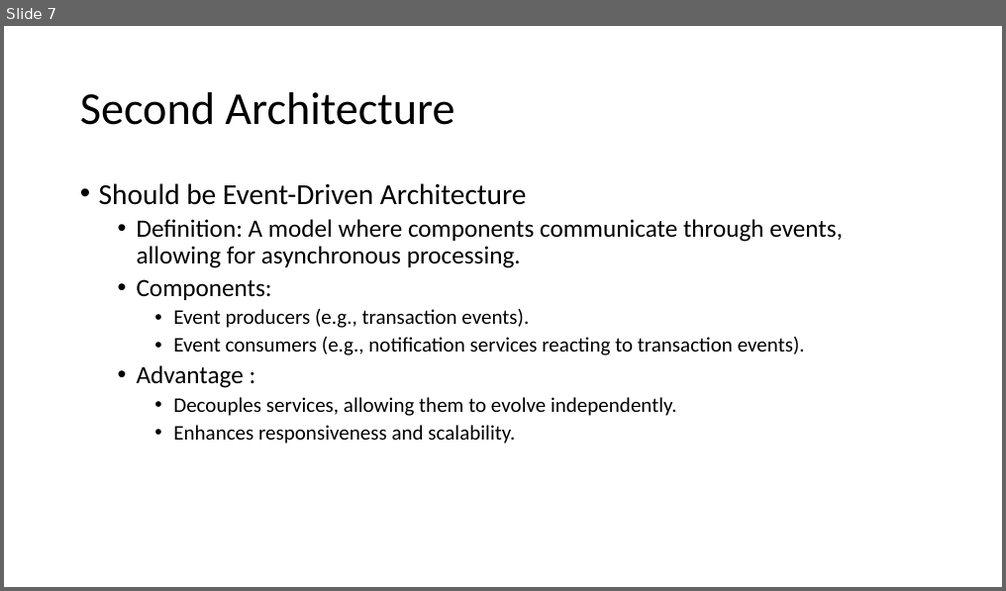
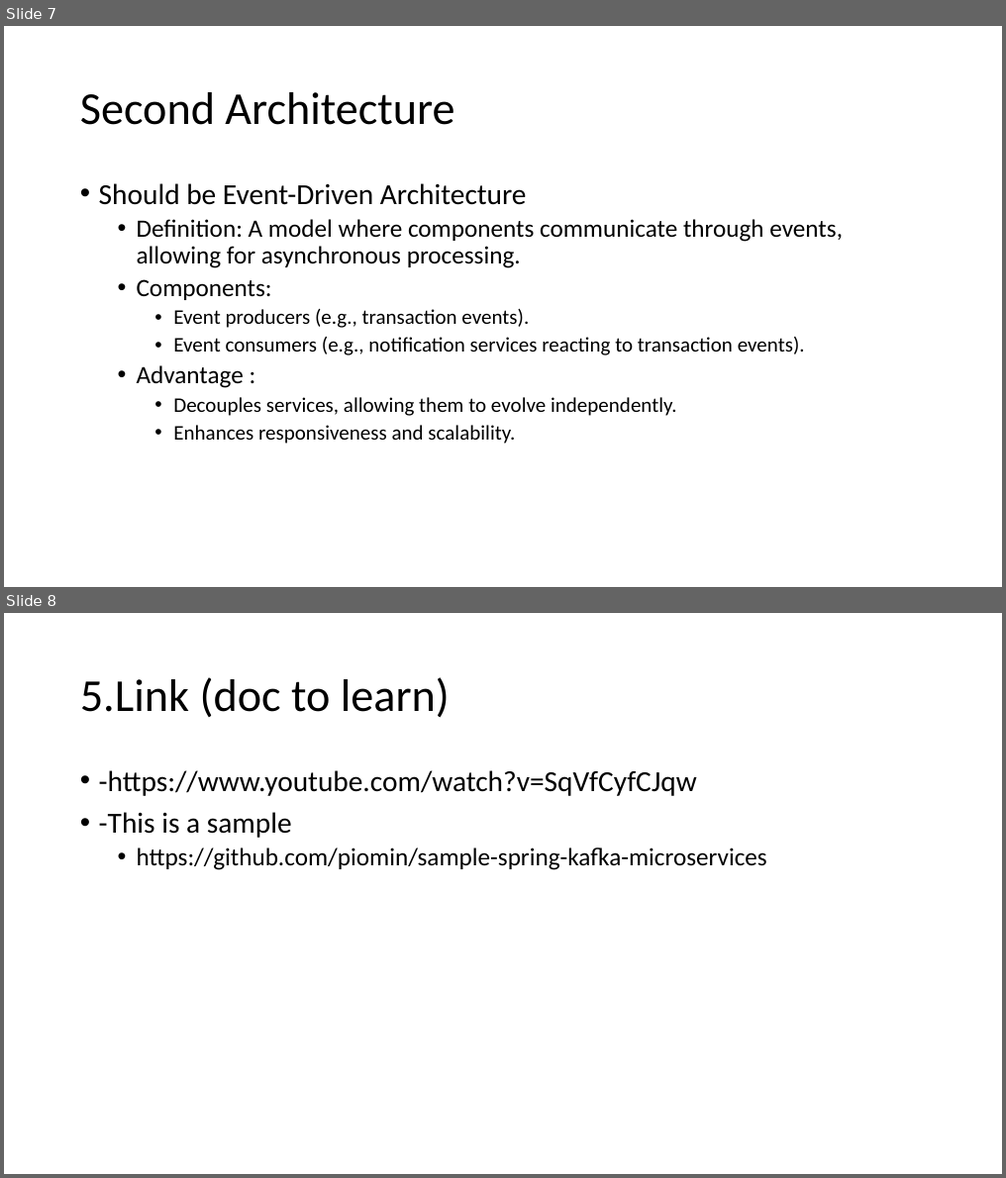
Before and after one commit to JAVaFAPT2/WebBanking, a slide deck: WEBBANKING.pptx. Shown one above the other, each under a label of ours: slide 7 before the commit, slides 7 and 8 after it. The pictures are 1006x591 and 1006x1178 pixels, drawn with LibreOffice and Linux fonts; fonts in the diff are those of the drawing. Boxes give left, top, right and bottom in pixels: in the first picture for what was removed or moved away, otherwise in the second. Text is boxed around its words. In the diff, an @@ line names an element or a change of style, - is before the commit and + after.

Commit message:
updateDoc(Link)

```diff
--- a/WEBBANKING.pptx
+++ b/WEBBANKING.pptx
@@ slide 8 added at box(4, 613, 1002, 1174), background #FFFFFF @@
@@ title added at box(80, 677, 450, 718), 44 pt, text #000000 @@
+5.Link (doc to learn)
@@ text added at box(99, 770, 767, 870), 24 pt, text #000000 @@
+• -https://www.youtube.com/watch?v=SqVfCyfCJqw
+• -This is a sample
+  • https://github.com/piomin/sample-spring-kafka-microservices
```
Also in this commit, not shown: 1 slide changed, 10 other files.
